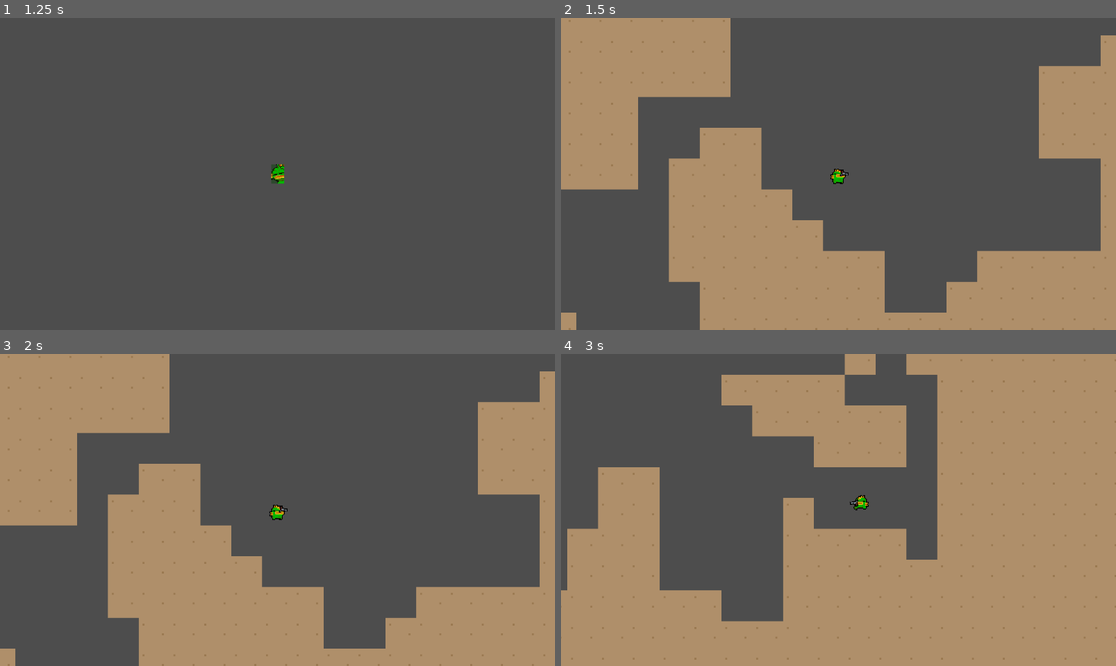
Above: before the commit, frames 1-4 (two rows, left to right).
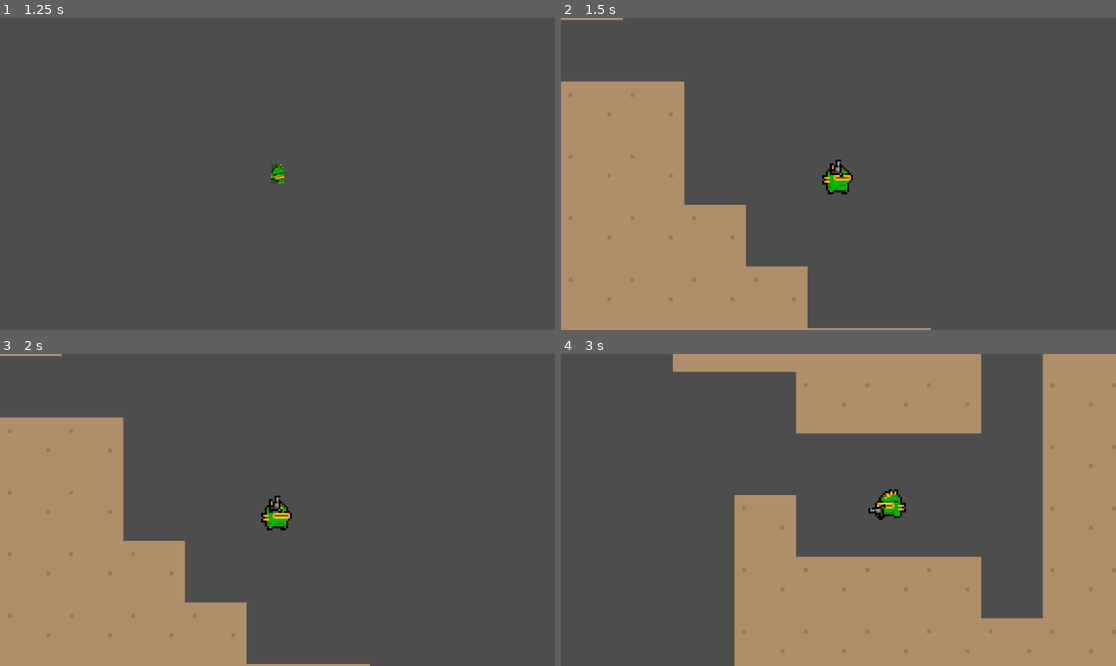
Above: after the commit, the same moments.

Repository: Tuzapeno/nuclear-throne-copy
Game: Godot game, scene res://Scenes/main_menu.tscn
The game is run twice, just before and just after one commit, with the same random seed, the same clock (stepped at 60 frames per second) and the same inputs.
Inputs (mouse positions are in pixels of both pictures, inside the frame that each line leads up to):
- Up to frame 1 (1.25 s): click "Play" at 0.5 s
- Up to frame 2 (1.5 s): click (838, 174) at 1.25 s
- Up to frame 3 (2 s): no input
- Up to frame 4 (3 s): tap Enter at 2 s; move the mouse to (960, 494) at 2.02 s; hold D (move_right) 2.03-2.78 s; tap E (use) at 2.1 s; tap U at 2.3, 2.85 s; move the mouse to (727, 525) at 2.77 s; hold S (move_down) from 2.78 s (still down)

Frame 1 is identical in both runs. In frame 2, 41% of the frame differs, in the area x 0-100%, y 0-100%; in frame 3, 41%; in frame 4, 40%.

Commit message:
refactor(Scenes): Update player scene to include a Camera2D node

Diff:
--- a/Scenes/Weapons/Drops/weapon_drop_test.tscn
+++ b/Scenes/Test/weapon_drop_test.tscn
@@ -11,7 +11,7 @@
 position = Vector2(79, 42)
 
 [node name="ShotgunDrop" parent="." instance=ExtResource("3_x168h")]
-position = Vector2(183, 38)
+position = Vector2(83, 45)
 
 [node name="Camera2D" type="Camera2D" parent="."]
 position = Vector2(138, 63)
--- a/Scenes/player.tscn
+++ b/Scenes/player.tscn
@@ -1,9 +1,10 @@
-[gd_scene load_steps=17 format=3 uid="uid://c3aj8ax6x1vqi"]
+[gd_scene load_steps=18 format=3 uid="uid://c3aj8ax6x1vqi"]
 
 [ext_resource type="Script" path="res://Scripts/player.gd" id="1_armlr"]
 [ext_resource type="Texture2D" uid="uid://cvbji1g5m7w87" path="res://Assets/Fish/fish_spritesheet_idle.png" id="2_yci6p"]
 [ext_resource type="Texture2D" uid="uid://dgfmp2lrysnba" path="res://Assets/Fish/fish_spritesheet_walk.png" id="3_qrwpj"]
 [ext_resource type="Texture2D" uid="uid://d3ykiqi64d8ww" path="res://Assets/Fish/fish_base_sprite.png" id="4_lc4hs"]
+[ext_resource type="Script" path="res://Scripts/camera_controller.gd" id="5_pnnhn"]
 
 [sub_resource type="AtlasTexture" id="AtlasTexture_3yhv6"]
 atlas = ExtResource("2_yci6p")
@@ -108,3 +109,4 @@
 texture = ExtResource("4_lc4hs")
 
 [node name="Camera2D" type="Camera2D" parent="."]
+script = ExtResource("5_pnnhn")
--- a/Scripts/Singletons/scene_manager.gd
+++ b/Scripts/Singletons/scene_manager.gd
@@ -43,5 +43,3 @@
 
  	# Exibir a nova cena após a cena rodar sua função _ready
 	await new_level.level_loaded
-
-	# TODO: Remover tela de loading
--- /dev/null
+++ b/Scripts/camera_controller.gd
@@ -0,0 +1,20 @@
+extends Camera2D
+
+const MAX_ZOOM: int = 100
+
+# Called when the node enters the scene tree for the first time.
+func _ready() -> void:
+	# Set camera properties
+	zoom = Vector2(4, 4)
+
+# Called every frame. 'delta' is the elapsed time since the previous frame.
+func _process(_delta: float) -> void:
+	var mouse_position := get_local_mouse_position()
+
+	# Clamp the mouse position
+	if mouse_position.length() > MAX_ZOOM:
+		mouse_position = mouse_position.normalized() * MAX_ZOOM
+
+	# Calculate and set the new camera position
+	var camera_pos = lerp(position, mouse_position/2, 0.2)
+	position = camera_pos
--- a/Scripts/level.gd
+++ b/Scripts/level.gd
@@ -42,8 +42,6 @@
 			if check_solo_wall(x, y):
 				grid[matrix_index(x, y)] = FLOOR
 
-
-
 	# Instantiate player
 	add_child(Globals.player)
 
@@ -57,16 +55,6 @@
 				var wall: Node2D = wall_scene.instantiate()
 				wall.position = Vector2(x * 32, y * 32)
 				add_child(wall)
-
-	# Instantiate and center camera
-	var camera: Camera2D = Globals.player.camera
-
-	# Set camera properties
-	camera.zoom = Vector2(2, 2)
-	camera.limit_bottom = grid_size * Globals.tile_size
-	camera.limit_right = grid_size * Globals.tile_size
-	camera.limit_left = 0
-	camera.limit_top = 0
 
 
 func check_solo_wall(_x, _y):
--- a/Scripts/player.gd
+++ b/Scripts/player.gd
@@ -7,9 +7,12 @@
 # Variables
 @export var speed: float = 150.0  # Player speed
 
-@onready var animsprite2D: AnimatedSprite2D = $AnimatedSprite2D  # Reference to AnimatedSprite2D node
-@onready var sprite: Sprite2D = $Sprite2D  # Reference to Sprite2D node
-@onready var camera: Camera2D = $Camera2D  # Reference to Camera2D node
+# Nodes
+@onready var animsprite2D: AnimatedSprite2D = $AnimatedSprite2D
+@onready var sprite: Sprite2D = $Sprite2D
+@onready var camera: Camera2D = $Camera2D
+
+
 
 var weapon_primary: Weapon = null :
     set(weapon):
@@ -50,7 +53,6 @@
 func _process(_delta: float) -> void:
     handle_animations()
     handle_weapon()
-    handle_camera()
 
 # Handle player movement
 func handle_movement() -> void:
@@ -110,26 +112,14 @@
             if Input.is_action_pressed("fire"):
                 weapon_primary.fire()
 
-
-func handle_camera() -> void:
-
-    # TODO: Move all of this to camera node code.
-
-    var MAX_ZOOM := 50
-
-    var mouse_position := get_local_mouse_position()
-
-    mouse_position = Utils.clamp_vector(mouse_position, -MAX_ZOOM, MAX_ZOOM)
-
-    var camera_pos = lerp(camera.position, mouse_position/2, 0.2)
-
-    camera.position = camera_pos
-
-
 func pickup_weapon(weapon: Weapon) -> void:
 
-    # TODO: Add so overlaying weapons pickup doesn`t break the game
+    # TODO: Add so the player only picks up one weapon if two weapons are overlapped.
     add_child(weapon)
+
+    # Add a little y offset to look like the weapon is in the player hand
+    # TODO: need to move this elsewhere
+    weapon.position.y += 3
 
     if weapon_primary == null:
         weapon_primary = weapon
@@ -138,9 +128,6 @@
     else:
         drop_primary_weapon()
         weapon_primary = weapon
-
-
-    # TODO: show the extra weapon in character's back
 
 # Drop the primary weapon and set the new one
 func drop_primary_weapon() -> void:
--- a/project.godot
+++ b/project.godot
@@ -13,6 +13,7 @@
 config/name="Nuclear Throne Copy"
 run/main_scene="res://Scenes/main_menu.tscn"
 config/features=PackedStringArray("4.3", "Forward Plus")
+run/max_fps=30
 config/icon="res://Assets/icon.svg"
 
 [autoload]
